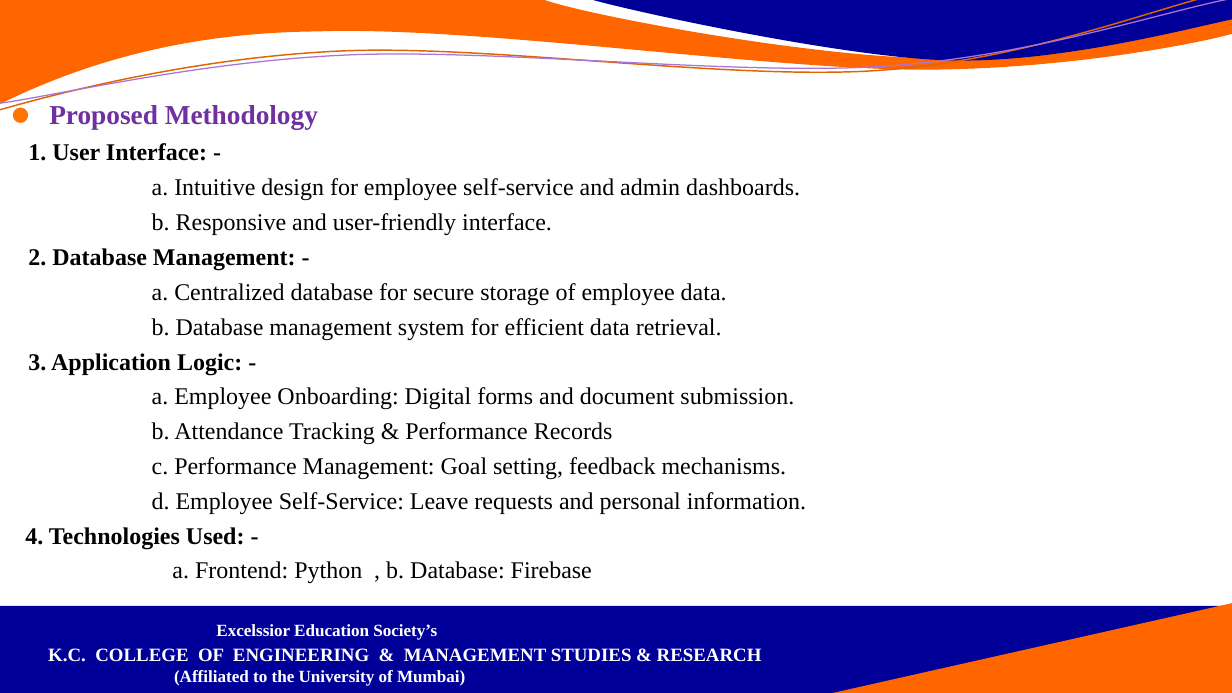
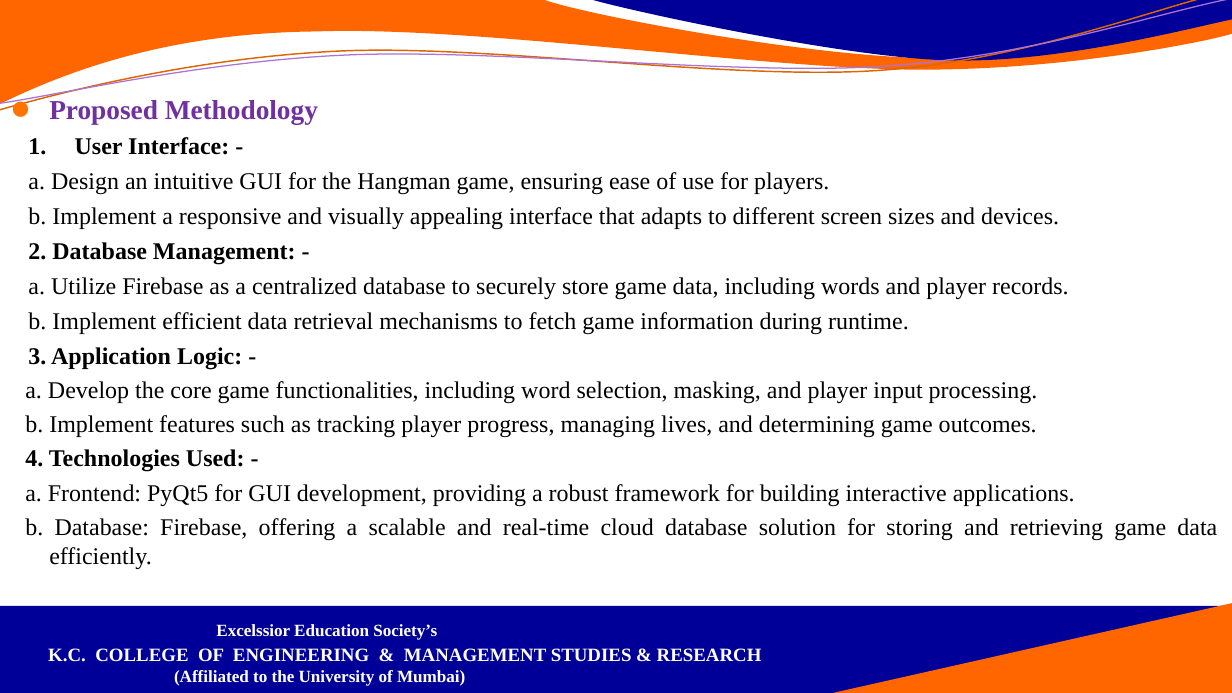
Before and after one commit to Armaan4477/Hangman, a slide deck: slide 12 of Documentation and ppt/PPT/Hangman_ppt.pptx. Drawn at 1232x693 pixels with LibreOffice and Linux fonts; fonts in the diff are those of the drawing; background and template pictures are left out. Boxes give left, top, right and bottom in pixels: in the first picture for what was removed or moved away, otherwise in the second. Text is boxed around its words. In the diff, an @@ line names an element or a change of style, - is before the commit and + after.

```diff
--- a/Documentation and ppt/PPT/Hangman_ppt.pptx
+++ b/Documentation and ppt/PPT/Hangman_ppt.pptx
@@ text at (x1=28, y1=137, x2=1059, y2=230): text changed @@
-1. User Interface: -
-a. Intuitive design for employee self-service and admin dashboards.
-b. Responsive and user-friendly interface.
+1. User Interface: -
+a. Design an intuitive GUI for the Hangman game, ensuring ease of use for players.
+b. Implement a responsive and visually appealing interface that adapts to different screen sizes and devices.
@@ text at (x1=28, y1=277, x2=1069, y2=335): text changed @@
-a. Centralized database for secure storage of employee data.
-b. Database management system for efficient data retrieval.
+a. Utilize Firebase as a centralized database to securely store game data, including words and player records.
+b. Implement efficient data retrieval mechanisms to fetch game information during runtime.
@@ text at (x1=25, y1=381, x2=1038, y2=438): text changed @@
-a. Employee Onboarding: Digital forms and document submission.
-b. Attendance Tracking & Performance Records
-c. Performance Management: Goal setting, feedback mechanisms.
-d. Employee Self-Service: Leave requests and personal information.
+a. Develop the core game functionalities, including word selection, masking, and player input processing.
+b. Implement features such as tracking player progress, managing lives, and determining game outcomes.
@@ text at (x1=25, y1=484, x2=1217, y2=569): text changed @@
-a. Frontend: Python , b. Database: Firebase
+a. Frontend: PyQt5 for GUI development, providing a robust framework for building interactive applications.
+b. Database: Firebase, offering a scalable and real-time cloud database solution for storing and retrieving game data efficiently.
```
Also in this commit, not shown: 5 other slides changed.
